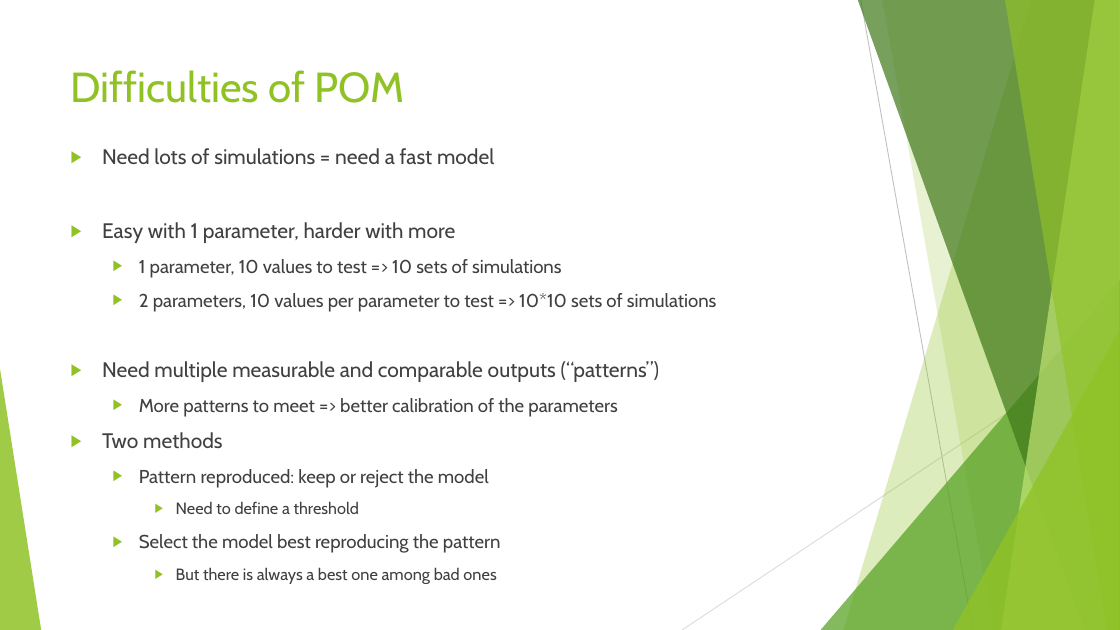
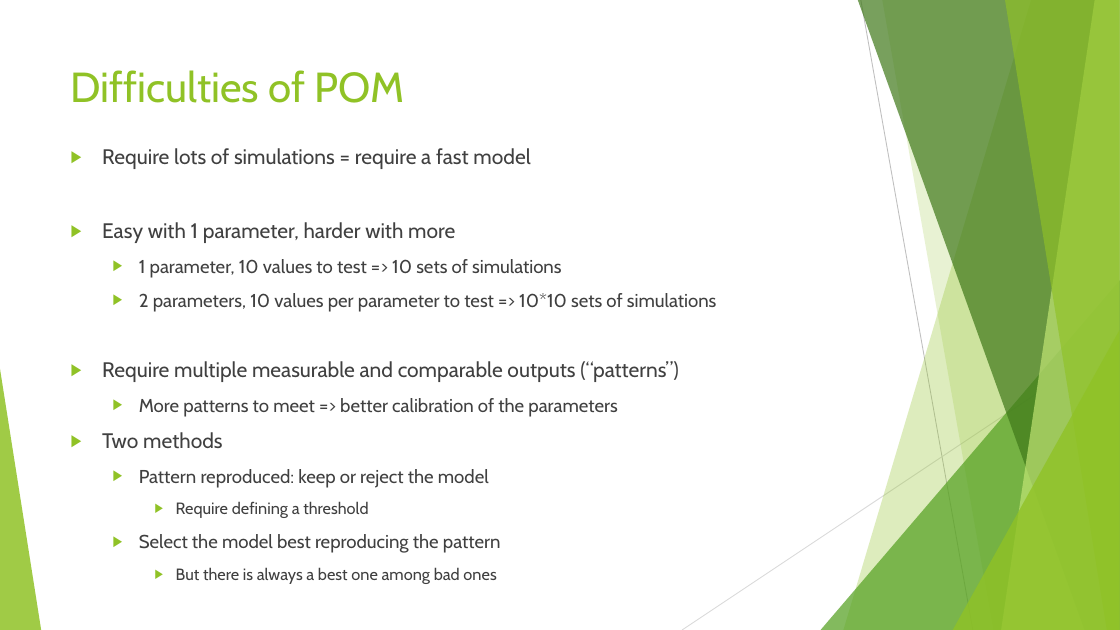
Before and after one commit to SarahBauduin/formation_IBM_NetLogoR, a slide deck: slide 16 of docs/slides/4_Parameter.pptx (slide 15 before the commit). Drawn at 1120x630 pixels with LibreOffice and Linux fonts; fonts in the diff are those of the drawing. Boxes give left, top, right and bottom in pixels: in the first picture for what was removed or moved away, otherwise in the second. Text is boxed around its words. In the diff, an @@ line names an element or a change of style, - is before the commit and + after.

```diff
--- a/docs/slides/4_Parameter.pptx
+++ b/docs/slides/4_Parameter.pptx
@@ text at [102, 148, 530, 169]: text changed @@
-▶ Need lots of simulations = need a fast model
+▶ Require lots of simulations = require a fast model
@@ text at [102, 361, 679, 382]: text changed @@
-▶ Need multiple measurable and comparable outputs (“patterns”)
+▶ Require multiple measurable and comparable outputs (“patterns”)
@@ text at [176, 501, 368, 518]: text changed @@
-    ▶ Need to define a threshold
+    ▶ Require defining a threshold
```
Also in this commit, not shown: 2 other slides changed, 1 slide added, 28 other files.
